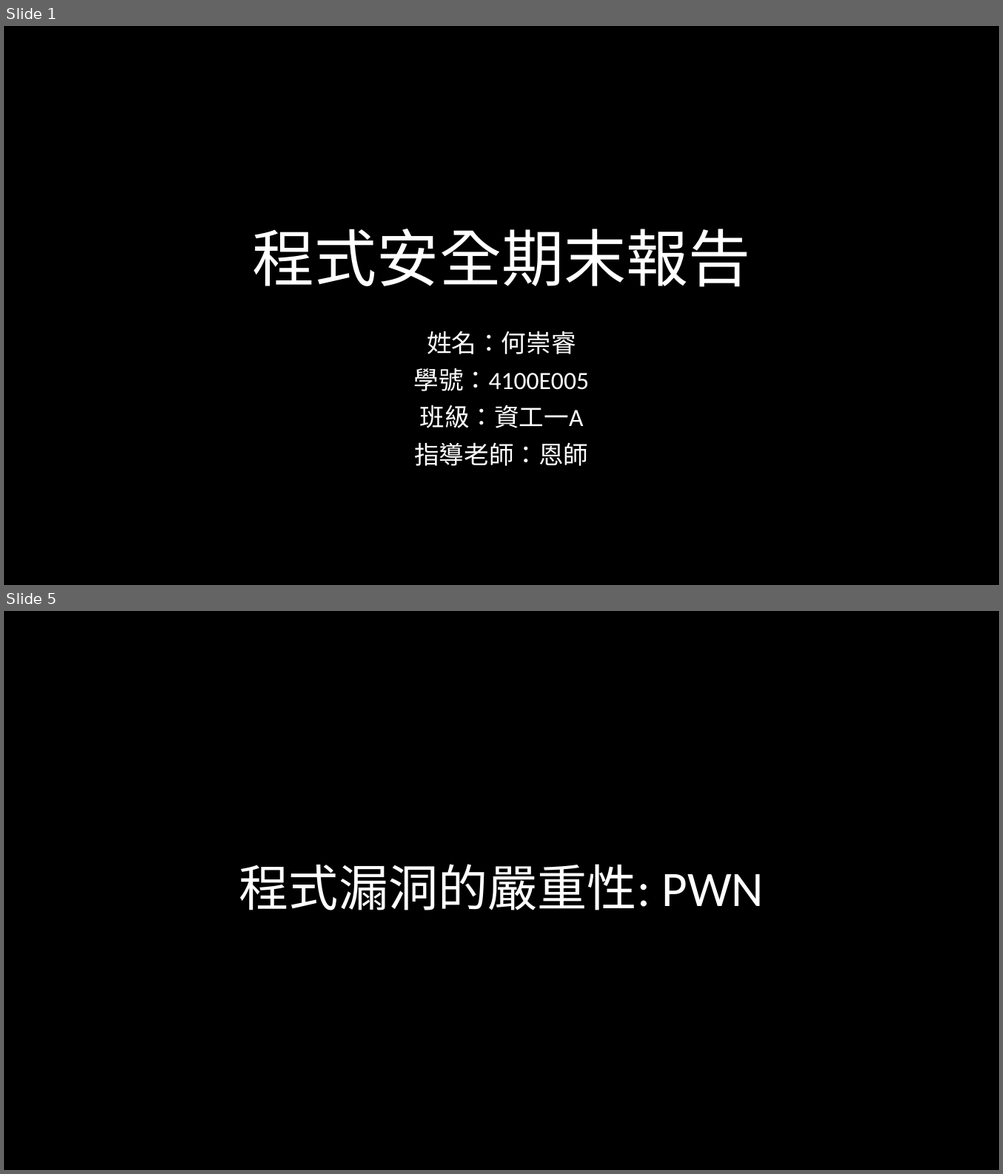
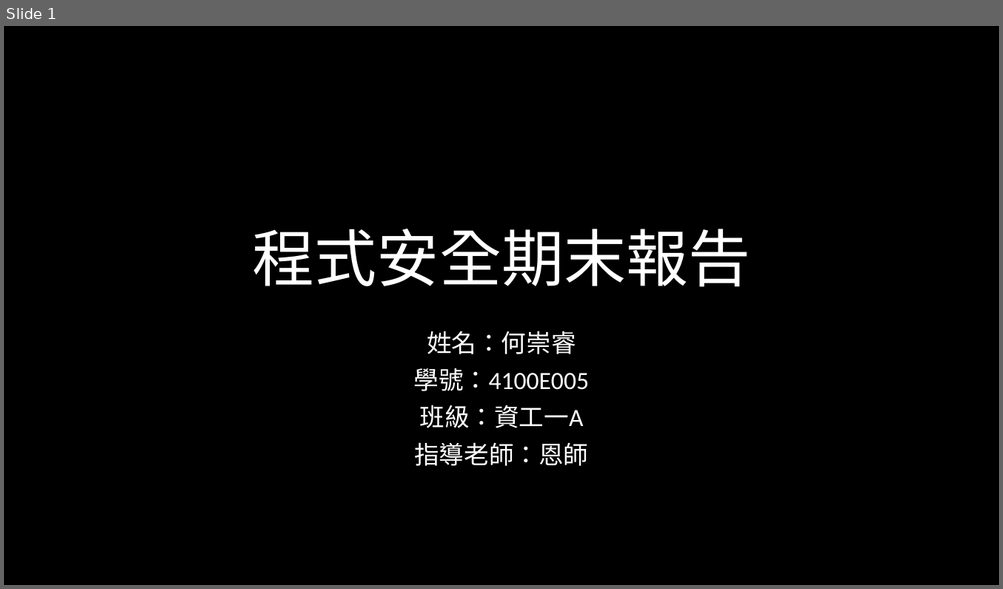
Before and after one commit to hehank/CTF_Practice, a slide deck: Pwn/報告/程式安全期末報告.pptx. Shown one above the other, each under a label of ours: slides 1 and 5 before the commit, slide 1 after it; the slides between them are not shown. The pictures are 1003x1174 and 1003x589 pixels, drawn with LibreOffice and Linux fonts; fonts in the diff are those of the drawing; background and template pictures are left out. Boxes give left, top, right and bottom in pixels: in the first picture for what was removed or moved away, otherwise in the second. Text is boxed around its words. In the diff, an @@ line names an element or a change of style, - is before the commit and + after.

```diff
--- a/Pwn/報告/程式安全期末報告.pptx
+++ b/Pwn/報告/程式安全期末報告.pptx
@@ slide 5 removed at <box>4,611,999,1170</box>, background picture (left out) @@
@@ title removed at <box>239,864,763,911</box> @@
-程式漏洞的嚴重性: PWN
```
Also in this commit, not shown: 4 slides changed, 1 slide added, 2 other slides removed, 5 other files.
